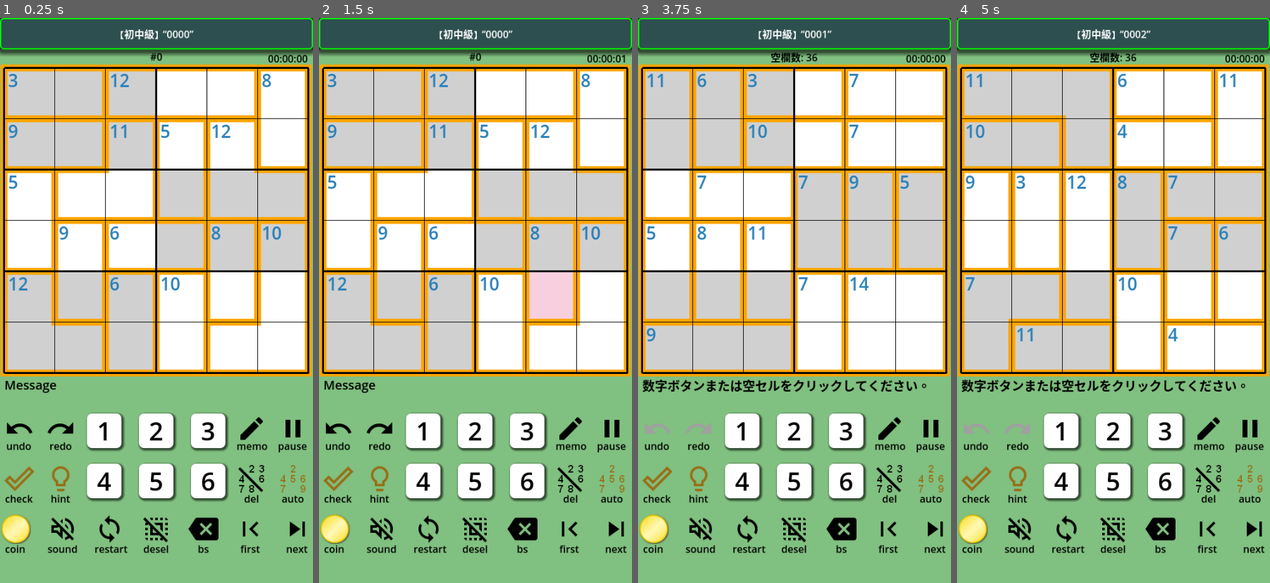
Above: before the commit, frames 1-4 (left to right).
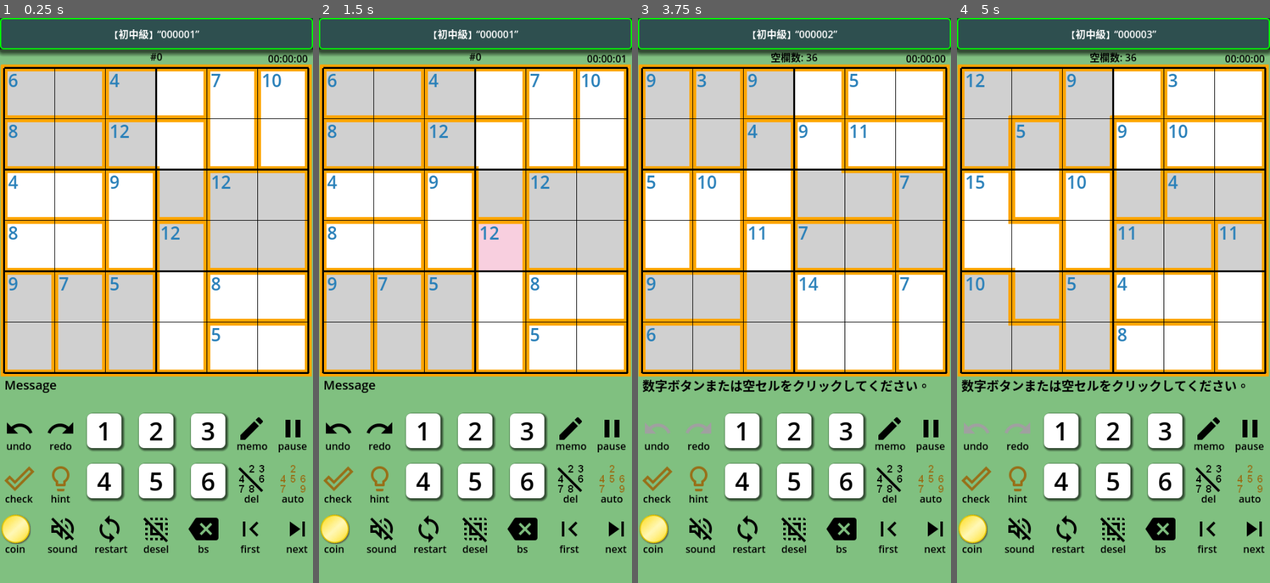
Above: after the commit, the same moments.

Repository: vivisuke/GD4KillerSudoku6
Game: Godot game, scene res://main_scene.tscn
The game is run twice, just before and just after one commit, with the same random seed, the same clock (stepped at 60 frames per second) and the same inputs.
Inputs:
- Up to frame 1 (0.25 s): no input
- Up to frame 2 (1.5 s): click "hint" at 0.5 s; click "restart" at 1.25 s
- Up to frame 3 (3.75 s): click "restart" at 2 s; click "restart" at 2.75 s; click "next" at 3.5 s
- Up to frame 4 (5 s): click "next" at 4.25 s

The runs differ from the first frame. In frame 1, 5.4% of the frame differs, in the area x 2-98%, y 2-63%; in frame 2, 7.4%; in frame 3, 4.9%; in frame 4, 6.4%.

Commit message:
0082 ◎ C 04/15 04/15 0.001│ToDo│ヒント：入っている数字だけによる隠れたシングルはルール２１よりも優先？

Diff:
--- a/GD4KillerSudoku6/scripts/main_scene.gd
+++ b/GD4KillerSudoku6/scripts/main_scene.gd
@@ -202,7 +202,7 @@
 	elif !g.todaysQuest:		# ランダム生成の場合
 		if g.qName == "":
 			##gen_qName()
-			g.qName = "0000"
+			g.qName = "000001"
 			$TitleBar/Label.text = titleText()
 	var stxt = g.qName+str(g.qLevel)
 	if g.qNumber != 0: stxt += "Q"
@@ -968,7 +968,7 @@
 	confetti_count_down = 5.0
 	$CPUParticles2D.emitting = true
 	$CanvasLayer/ColorRect.show()
-	waiting = 60				# 0.5秒ウェイト
+	waiting = 10				# 10/60秒ウェイト
 	shock_wave_timer = 0.0      # start shock wave
 	#if sound:
 	#	$Audio/Solved.play()		# （キラーン）効果音再生
@@ -1508,11 +1508,15 @@
 	if r[0] >= 0: return r
 	r = find_locked_double()
 	if r[0] >= 0: return r
+	init_candidates()			# 可能候補数字計算 → candidates_bit[]
 	r = find_hidden_single()
 	if r[0] >= 0: return r
 	r = find_naked_single()
 	if r[0] >= 0: return r
 	r = find_rule21()
+	if r[0] >= 0: return r
+	remove_candidates_in_cage()		# 各ケージに入らない候補数字削除
+	r = find_hidden_single()
 	if r[0] >= 0: return r
 	return [-1, -1]
 
@@ -1594,7 +1598,7 @@
 
 
 func _on_next_button_pressed():
-	g.qName = "%04d" % (int(g.qName) + 1)
+	g.qName = "%06d" % (int(g.qName) + 1)
 	$TitleBar/Label.text = titleText()
 	remove_all_memo()
 	#gen_quest_greedy()
Not shown, changed: GD4KillerSudoku6.spr
